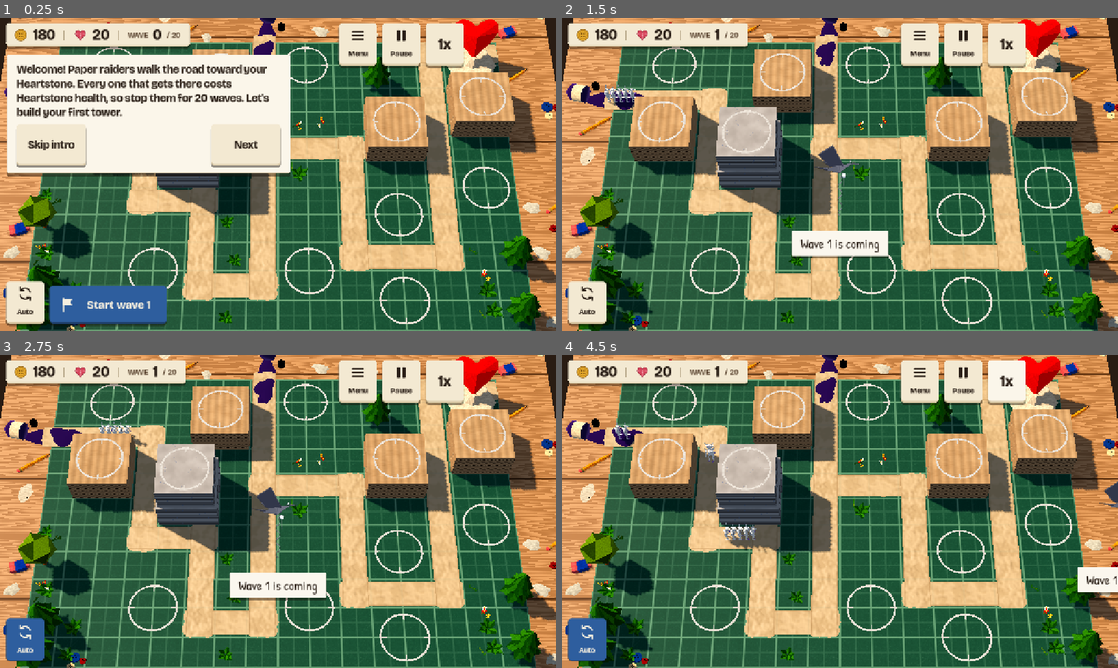
Above: before the commit, frames 1-4 (two rows, left to right).
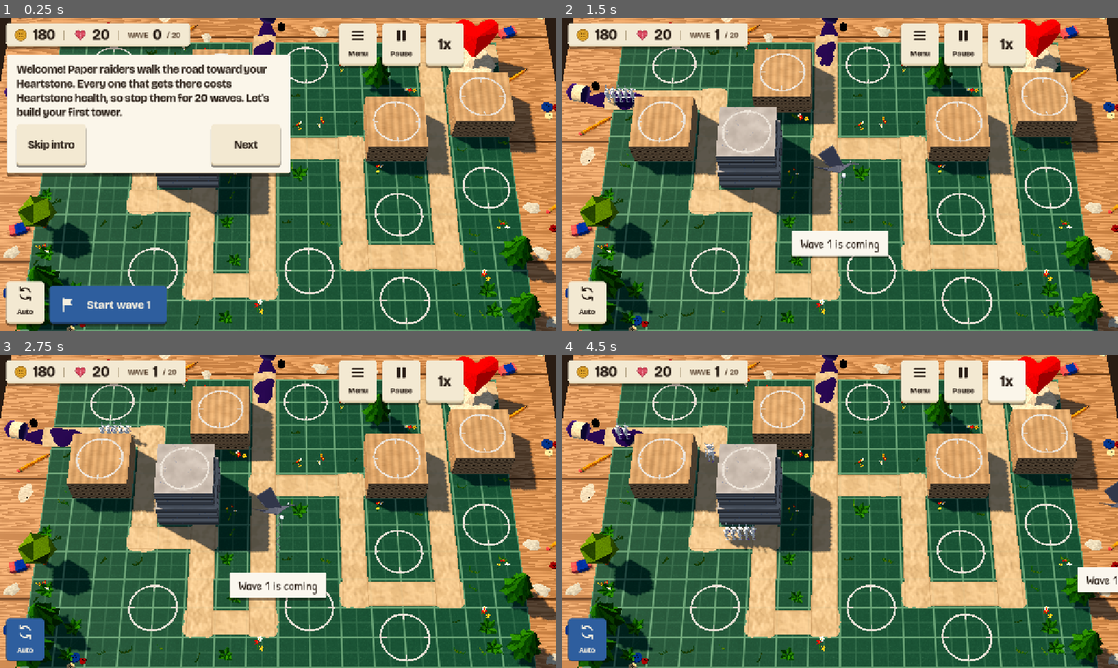
Above: after the commit, the same moments.

Repository: juanpalopez/psychic-bassoon
Game: Godot game, scene res://main.tscn
Same seed, same stepped clock (60 frames per second), same inputs: the game is played once before the commit and once after it.
Inputs:
- Up to frame 1 (0.25 s): no input
- Up to frame 2 (1.5 s): click "Start wave 1" at 0.5 s; click "Skip intro" at 1.25 s
- Up to frame 3 (2.75 s): click "Auto" at 2 s
- Up to frame 4 (4.5 s): click "1x" at 2.75 s; click "2x" at 3.5 s; click "3x" at 4.25 s

The runs differ from the first frame. In frame 1, 0.3% of the frame differs, in the area x 18-92%, y 9-99%; in frame 2, 0.4%, in the area x 10-92%, y 7-99%; in frame 3, 0.4%; in frame 4, 0.4%.

Commit message:
fix(render): per-kind decor clearance and tests for bottle, tape and decor floor
Flat grass and flowers may sit beside a socket again; trees, shrubs and mat
buttons keep two cells off. Adds a minimum decor count per seed, a test that
both sides of a spawn bottle are kept clear, and a test that the tape stays
off socket cells. One shared size for the spawn box; doc comments restored.

Refs #293

Co-Authored-By: Claude Sonnet 5.5 <noreply@anthropic.com>
Claude-Session: https://claude.ai/code/session_013kCD1gD2mF2bzJQYitQCV3

Diff:
--- a/godot/render/board.gd
+++ b/godot/render/board.gd
@@ -33,19 +33,20 @@
 const DESK_COLOUR := Color("1c2b22")
 const SPAWN_COLOUR := Color("c0392b")
 const HEARTSTONE_COLOUR := Color("2ee6d6")
+## The box that stands in for the spilled ink when its model is missing.
+const SPAWN_BOX := Vector3(0.7, 0.9, 0.7)
 const SPAWN_MODEL := "res://assets/models/terrain/blot_spawn.glb"
 ## The decor scattered on the board and the desk: model, cells from the road it must keep
-## (Chebyshev), and the share of eligible cells that get one.
-## Cells of clearance decor keeps from a socket block and the Heartstone: a tree leans a metre
-## or more past its cell, so a cell next door would stand over a built tower.
-const DECOR_CLEARANCE := 2
+## (Chebyshev), the share of eligible cells that get one, and the cells it keeps off a socket
+## block and the Heartstone (a tree or shrub leans a metre or more past its cell, so a cell next
+## door would stand over a built tower; flat grass and flowers may sit beside one).
 const DECOR := {
-	"Trees": ["decor_tree_pine", 2, 0.4],
-	"RoundTrees": ["decor_tree_round", 2, 0.25],
-	"Shrubs": ["decor_shrub", 1, 0.35],
-	"Grass": ["decor_grass", 1, 0.45],
-	"Flowers": ["decor_flowers", 1, 0.14],
-	"MatButtons": ["decor_buttons", 1, 0.05],
+	"Trees": ["decor_tree_pine", 2, 0.4, 2],
+	"RoundTrees": ["decor_tree_round", 2, 0.25, 2],
+	"Shrubs": ["decor_shrub", 1, 0.35, 2],
+	"Grass": ["decor_grass", 1, 0.45, 1],
+	"Flowers": ["decor_flowers", 1, 0.14, 1],
+	"MatButtons": ["decor_buttons", 1, 0.05, 2],
 }
 ## Clutter on the desk skirt: model and its share of the plain desk tiles.
 const CLUTTER := {
@@ -79,6 +80,8 @@
 var skirt_cells: Array[Vector2i] = []
 ## The board cells that hold decor, by decor name (the keys of DECOR).
 var decor_cells := {}
+## The desk cells that got clutter.
+var clutter_cells: Array[Vector2i] = []
 ## Every spilled-ink spawn drawn (the first is `spawn_marker`).
 var spawn_count: int = 0
 var _desk_cells: Array[Vector2i] = []
@@ -102,6 +105,7 @@
 	_socket_transforms.clear()
 	skirt_cells.clear()
 	decor_cells.clear()
+	clutter_cells.clear()
 	_desk_cells.clear()
 	map = MapGen.generate(map_seed)
 	PaperLook.set_board(Vector2(float(map.cols), float(map.rows)) / 2.0)
@@ -251,7 +255,7 @@
 func _add_markers() -> void:
 	var start := map.path[0]
 	var span := map.heartstone.size.x
-	spawn_marker = _marker("Spawn", start, 1, SPAWN_COLOUR, Vector3(0.7, 0.9, 0.7))
+	spawn_marker = _marker("Spawn", start, 1, SPAWN_COLOUR, SPAWN_BOX)
 	_use_spawn_model(spawn_marker, map.path)
 	spawn_count = 1
 	# the other spawn sources live under one node, so the board's children stay the same
@@ -263,7 +267,7 @@
 			extra.position = BoardSpace.cell_to_world(route[0].x, route[0].y)
 			# the box stands in when the model file is missing, as for the first spawn
 			var box := BoxMesh.new()
-			box.size = Vector3(0.7, 0.9, 0.7)
+			box.size = SPAWN_BOX
 			extra.mesh = box
 			extra.material_override = _material(SPAWN_COLOUR)
 			extra.position.y = box.size.y / 2.0
@@ -349,7 +353,7 @@
 
 
 ## Paper trees, shrubs, grass and flowers on the open mat, and clutter on the desk. A cell
-## gets decor only when it is plain ground far enough from the road and `DECOR_CLEARANCE` cells
+## gets decor only when it is plain ground far enough from the road and its own clearance
 ## off the socket blocks and the Heartstone; which decor, where in the cell and how it is
 ## turned come from a hash of the cell and the seed.
 func _add_decor() -> void:
@@ -377,15 +381,18 @@
 				continue
 			var from_road := _distance_to(cell, road)
 			var from_blocked := _distance_to(cell, blocked)
-			if from_blocked < DECOR_CLEARANCE:
-				continue
 			var tree := CellHash.of(col, row, map_seed, 10)
-			if from_road >= 2 and tree < DECOR["Trees"][2] + DECOR["RoundTrees"][2]:
+			if (
+				from_road >= 2
+				and from_blocked >= DECOR["Trees"][3]
+				and tree < DECOR["Trees"][2] + DECOR["RoundTrees"][2]
+			):
 				var key := "Trees" if tree < DECOR["Trees"][2] else "RoundTrees"
 				_place(placed, key, cell, 0.0, 0.9, 1.25)
 				continue
 			if (
 				from_road >= DECOR["Shrubs"][1]
+				and from_blocked >= DECOR["Shrubs"][3]
 				and CellHash.of(col, row, map_seed, 11) < DECOR["Shrubs"][2]
 			):
 				_place(placed, "Shrubs", cell, 0.0, 0.8, 1.2)
@@ -393,6 +400,7 @@
 				var salt: int = 12 + DECOR.keys().find(key)
 				if (
 					from_road >= DECOR[key][1]
+					and from_blocked >= DECOR[key][3]
 					and CellHash.of(col, row, map_seed, salt) < DECOR[key][2]
 				):
 					_place(placed, key, cell, 0.0, 0.8, 1.2)
@@ -413,6 +421,7 @@
 			share += CLUTTER[key][1]
 			if pick < share:
 				clutter[key].append(_spot(cell, DESK_TOP, 0.8, 1.1, 21))
+				clutter_cells.append(cell)
 				break
 	for key in CLUTTER:
 		decor.add_child(_scatter(key, CLUTTER[key][0], clutter[key]))
--- a/godot/render/camera_rig.gd
+++ b/godot/render/camera_rig.gd
@@ -13,9 +13,9 @@
 class_name CameraRig
 extends Node3D
 
-## The narrowest screen the rig frames for (a hidden canvas reports no size).
 ## Metres to the near clip plane.
 const CAMERA_NEAR := 1.0
+## The narrowest screen the rig frames for (a hidden canvas reports no size).
 const MIN_ASPECT := 0.5
 ## The pitch (degrees below the horizon) zoomed out and zoomed in.
 const MAX_PITCH := 62.0
--- a/godot/tests/render/test_board_paper.gd
+++ b/godot/tests/render/test_board_paper.gd
@@ -162,24 +162,73 @@
 
 
 func test_decor_keeps_clear_of_the_sockets_and_the_heartstone_by_its_reach() -> void:
+	# the reach in cells is written out here, not read from Board.DECOR
+	var reach := {
+		"Trees": 2, "RoundTrees": 2, "Shrubs": 2, "MatButtons": 2, "Grass": 1, "Flowers": 1
+	}
 	for map_seed in [1, 7, 7920, 15839]:
 		var board := _board(map_seed)
-		var blocked := {}
-		for anchor in board.map.sockets:
-			for dy in board.map.footprint:
-				for dx in board.map.footprint:
-					blocked[anchor + Vector2i(dx, dy)] = true
-		var heart := board.map.heartstone
-		for dy in heart.size.y:
-			for dx in heart.size.x:
-				blocked[heart.position + Vector2i(dx, dy)] = true
+		var blocked := _blocked(board)
 		for key in board.decor_cells:
 			for cell in board.decor_cells[key]:
 				assert_gte(
 					_distance(cell, blocked),
-					2,
+					reach[key],
 					"%s at %s over a socket or the Heartstone, seed %d" % [key, cell, map_seed]
 				)
+
+
+func _blocked(board: Board) -> Dictionary:
+	var blocked := {}
+	for anchor in board.map.sockets:
+		for dy in board.map.footprint:
+			for dx in board.map.footprint:
+				blocked[anchor + Vector2i(dx, dy)] = true
+	var heart := board.map.heartstone
+	for dy in heart.size.y:
+		for dx in heart.size.x:
+			blocked[heart.position + Vector2i(dx, dy)] = true
+	return blocked
+
+
+func test_every_seed_keeps_a_good_amount_of_decor() -> void:
+	for map_seed in [1, 7, 42, 7920, 15839]:
+		var board := _board(map_seed)
+		var total := 0
+		for key in board.decor_cells:
+			total += board.decor_cells[key].size()
+		assert_gte(total, 20, "seed %d is not left bare" % map_seed)
+
+
+func test_no_desk_clutter_stands_where_a_spawn_bottle_lies() -> void:
+	for map_seed in [1, 7920, 15839]:
+		var board := _board(map_seed)
+		var bottles: Dictionary = board._bottle_cells()
+		for route in board.map.routes:
+			var out: Vector2i = route[0] - route[1]
+			var side := Vector2i(out.y, out.x)
+			for step in [1, 2]:
+				var middle: Vector2i = route[0] + out * step
+				assert_true(bottles.has(middle), "the bottle's middle, seed %d" % map_seed)
+				assert_true(bottles.has(middle + side), "one side, seed %d" % map_seed)
+				assert_true(bottles.has(middle - side), "the other side, seed %d" % map_seed)
+		for cell in board.clutter_cells:
+			assert_false(
+				bottles.has(cell), "clutter on a bottle cell %s, seed %d" % [cell, map_seed]
+			)
+
+
+func test_the_tape_stays_off_the_middle_of_every_socket_cell() -> void:
+	for map_seed in [1, 7, 7920, 15839]:
+		var board := _board(map_seed)
+		var faces := (board.get_node("Tape") as MeshInstance3D).mesh.get_faces()
+		for anchor in board.map.sockets:
+			for dy in board.map.footprint:
+				for dx in board.map.footprint:
+					var at := BoardSpace.cell_to_world(anchor.x + dx, anchor.y + dy)
+					assert_false(
+						_taped(faces, at.x, at.z), "tape over a socket, seed %d" % map_seed
+					)
 
 
 func test_the_camera_near_plane_is_not_the_engine_default() -> void:
